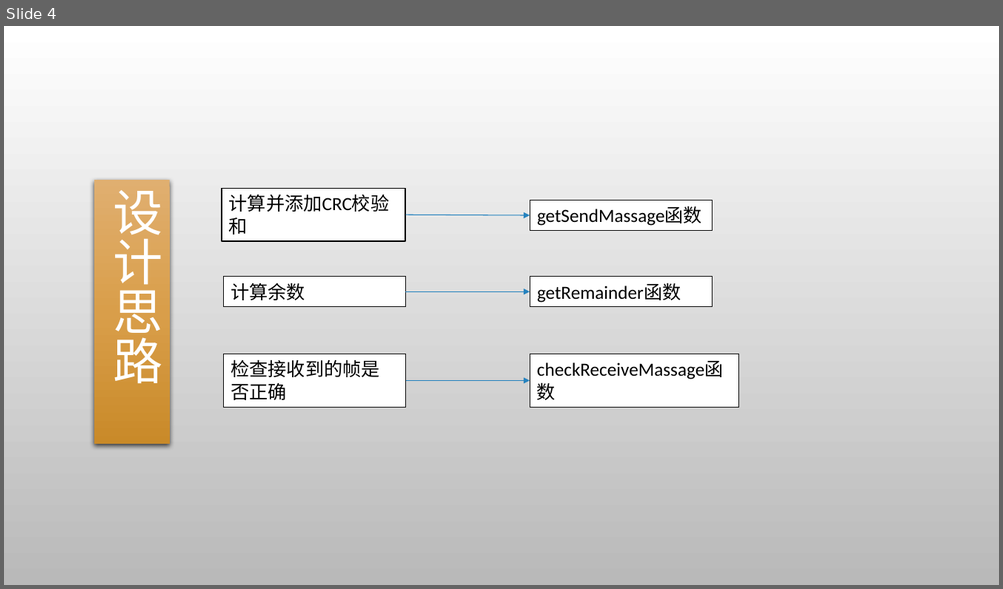
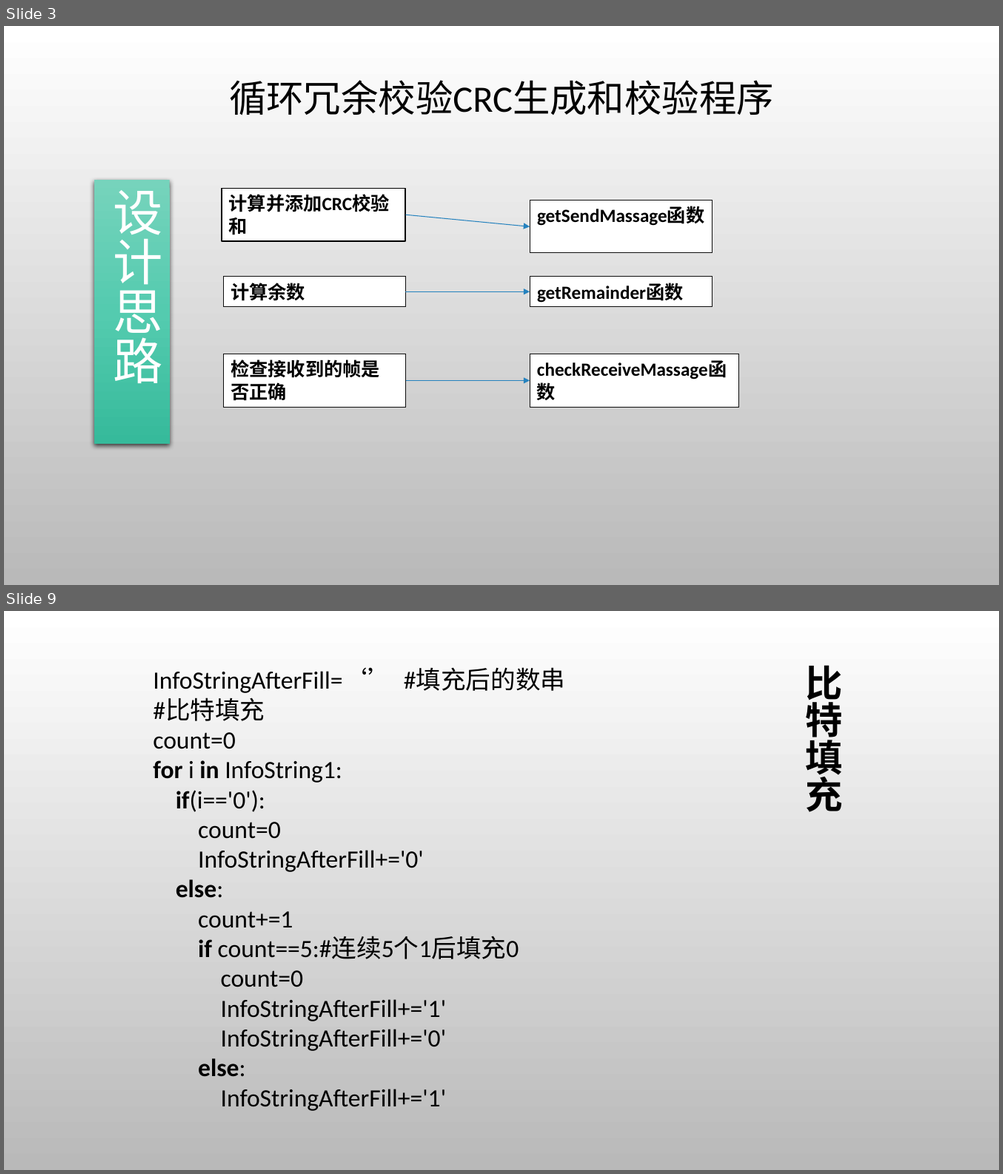
Before and after one commit to gcrth/computer_network, a slide deck: chapter3/ppt/ppt-chapter3.pptx. Shown one above the other, each under a label of ours: slide 4 before the commit, slides 3 and 9 after it; the slides between them are not shown. The pictures are 1003x589 and 1003x1174 pixels, drawn with LibreOffice and Linux fonts; fonts in the diff are those of the drawing; background and template pictures are left out. Boxes give left, top, right and bottom in pixels: in the first picture for what was removed or moved away, otherwise in the second. Text is boxed around its words. In the diff, an @@ line names an element or a change of style, - is before the commit and + after.

```diff
--- a/chapter3/ppt/ppt-chapter3.pptx
+++ b/chapter3/ppt/ppt-chapter3.pptx
@@ slide 9 added at [4, 611, 999, 1170], background picture (left out) @@
@@ text added at [153, 669, 565, 1111], 24 pt, text #000000 @@
+InfoStringAfterFill=‘’ #填充后的数串
+#比特填充
+count=0
+for i in InfoString1:
+if(i=='0'):
+count=0
+InfoStringAfterFill+='0'
+else:
+count+=1
+if count==5:#连续5个1后填充0
+count=0
+InfoStringAfterFill+='1'
+InfoStringAfterFill+='0'
+else:
+InfoStringAfterFill+='1'
@@ title added at [805, 665, 842, 812], 36 pt, text #000000, bold @@
+比特填充
@@ what was slide 4 is now slide 3 @@
@@ slide 3 changed as well @@
@@ text added at [229, 80, 774, 115], 36 pt, text #000000 @@
+循环冗余校验CRC生成和校验程序
@@ rectangle "设计思路" at [94, 180, 170, 444]: fill gradient #E0B071 to #DA9F4B to #C98A29 to gradient #77D4BC to #54CBAF to #36BA9C @@
@@ bold on in 6 elements at [221, 189, 405, 241], [529, 277, 711, 306], [223, 277, 405, 306], [223, 355, 405, 407], [529, 355, 738, 407], [529, 201, 711, 254] @@
@@ rectangle "getSendMassage函数": place and size @@
-rectangle "getSendMassage函数" at [529, 201, 711, 230]
+rectangle "getSendMassage函数" at [529, 201, 711, 254]
@@ arrow moved from (405, 215) - (529, 215) to (405, 215) - (529, 227) @@
```
Also in this commit, not shown: 2 other slides changed, 28 other slides added, 2 slides removed.
